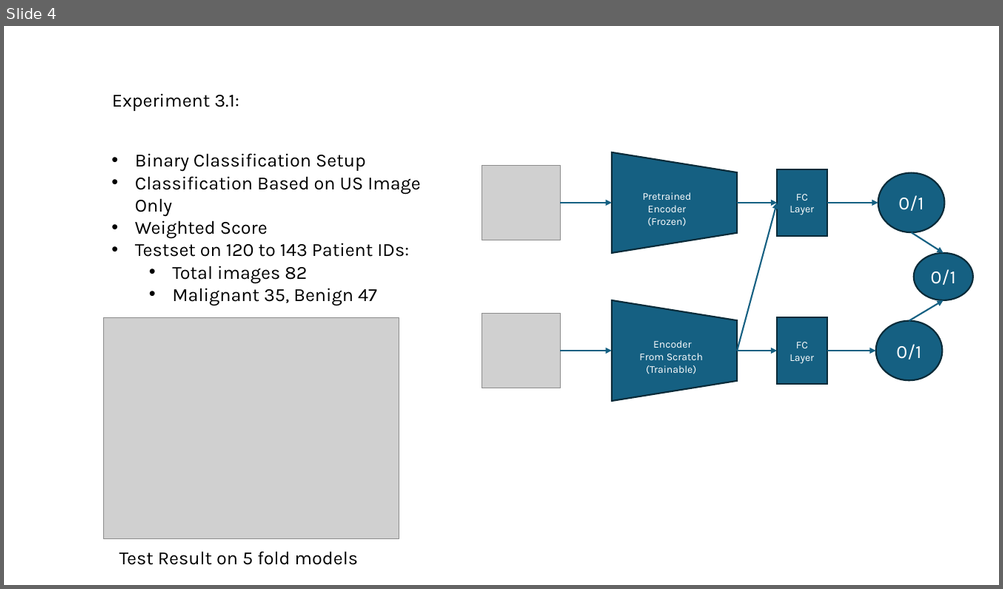
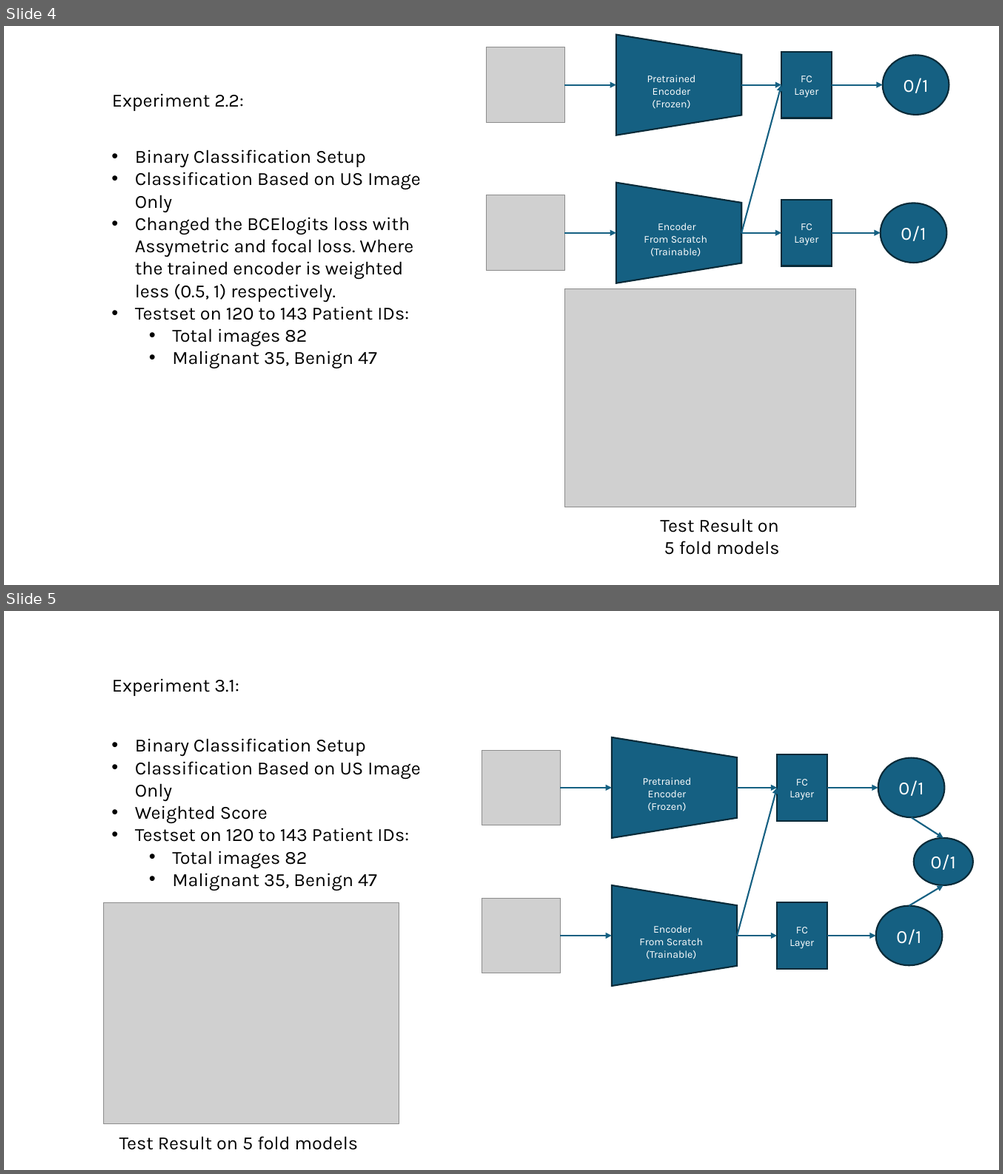
Before and after one commit to Iqbal1282/Washu2_Ovarian_Tumor, a slide deck: meeting_updates/07.07.25.pptx. Shown one above the other, each under a label of ours: slide 4 before the commit, slides 4 and 5 after it. The pictures are 1003x589 and 1003x1174 pixels, drawn with LibreOffice and Linux fonts; fonts in the diff are those of the drawing; grey boxes stand for pictures. Boxes give left, top, right and bottom in pixels: in the first picture for what was removed or moved away, otherwise in the second. Text is boxed around its words. In the diff, an @@ line names an element or a change of style, - is before the commit and + after.

```diff
--- a/meeting_updates/07.07.25.pptx
+++ b/meeting_updates/07.07.25.pptx
@@ slide 4 added at (x1=4, y1=26, x2=999, y2=585), background #FFFFFF @@
@@ picture added at (x1=486, y1=47, x2=564, y2=123) @@
@@ flow chart manual operation added at (x1=616, y1=35, x2=742, y2=136), fill #156082, outline #092A39 1.5 pt @@
@@ rectangle added at (x1=782, y1=51, x2=831, y2=118), fill #156082, outline #092A39 1.5 pt, 10 pt, text #FFFFFF @@
+FC Layer
@@ ellipse added at (x1=882, y1=55, x2=948, y2=115), fill #156082, outline #092A39 1.5 pt, 18 pt, text #FFFFFF @@
+0/1
@@ arrow added from (564, 85) to (616, 85), #156082 1.5 pt @@
@@ text added at (x1=647, y1=75, x2=696, y2=109), 10 pt, text #FFFFFF @@
+Pretrained Encoder
+(Frozen)
@@ arrow added from (741, 85) to (782, 85), #156082 1.5 pt @@
@@ arrow added from (741, 232) to (782, 85), #156082 1.5 pt @@
@@ arrow added from (831, 85) to (882, 85), #156082 1.5 pt @@
@@ text added at (x1=112, y1=93, x2=243, y2=111), 18 pt, text #000000 @@
+Experiment 2.2:
@@ text added at (x1=135, y1=150, x2=421, y2=369), 18 pt, text #000000 @@
+• Binary Classification Setup
+• Classification Based on US Image Only
+• Changed the BCElogits loss with Assymetric and focal loss. Where the trained encoder is weighted less (0.5, 1) respectively.
+• Testset on 120 to 143 Patient IDs:
+  • Total images 82
+  • Malignant 35, Benign 47
@@ picture added at (x1=486, y1=195, x2=564, y2=271) @@
@@ flow chart manual operation added at (x1=616, y1=183, x2=742, y2=284), fill #156082, outline #092A39 1.5 pt @@
@@ rectangle added at (x1=782, y1=200, x2=831, y2=266), fill #156082, outline #092A39 1.5 pt, 10 pt, text #FFFFFF @@
+FC Layer
@@ text added at (x1=643, y1=223, x2=707, y2=257), 10 pt, text #FFFFFF @@
+Encoder
+From Scratch
+(Trainable)
@@ ellipse added at (x1=880, y1=204, x2=946, y2=264), fill #156082, outline #092A39 1.5 pt, 18 pt, text #FFFFFF @@
+0/1
@@ arrow added from (564, 232) to (616, 232), #156082 1.5 pt @@
@@ arrow added from (741, 232) to (782, 232), #156082 1.5 pt @@
@@ arrow added from (831, 232) to (880, 232), #156082 1.5 pt @@
@@ picture added at (x1=564, y1=289, x2=855, y2=507) @@
@@ text added at (x1=660, y1=519, x2=779, y2=555), 18 pt, text #000000 @@
+Test Result on
+5 fold models
@@ what was slide 4 is now slide 5 @@
```
Also in this commit, not shown: 1 slide changed, 7 other files.
